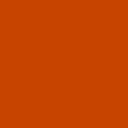
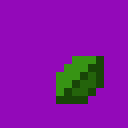
Two versions of the same layered image (128x128). Layer-by-layer changes:
added layer "plant" above "J" over bbox(56, 56, 104, 104)
painted on "J" over bbox(0, 0, 128, 128)
painted on "object.png" over bbox(48, 80, 80, 112)
